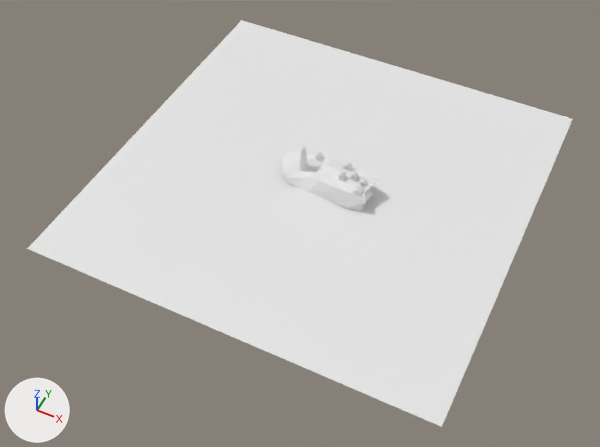
What one commit did to the Blender file houses.blend.
Before and after are seen from a 50 mm lens placed at (36.2, -79.0, 87.5), pointed at (0.2, -6.9, -2.6). Lighting does not change. The marker at lower left points along +X, +Y and +Z.
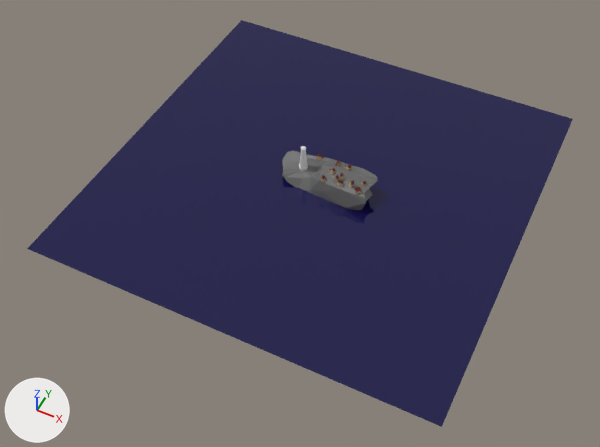
Where the change shows, as pixel boxes (x1, y1, x2, y2) in the pictures (600 x 447 px):
```json
{"object": "water", "change": "recoloured", "before": [27, 20, 573, 427], "after": [27, 20, 573, 427], "on screen": "white to blue"}
{"object": "baseRocks", "change": "recoloured", "before": [282, 151, 378, 210], "after": [282, 151, 378, 210], "on screen": "white to grey"}
{"object": "Cube.003", "change": "rescaled", "before": [315, 152, 326, 161], "after": [317, 154, 323, 160]}
{"object": "Cube.004", "change": "rescaled", "before": [342, 162, 352, 171], "after": [344, 165, 351, 170], "on screen": "27% narrower, 40% shorter"}
{"object": "Cube", "change": "rescaled", "before": [339, 171, 346, 181], "after": [340, 173, 344, 180]}
```

Edits to the scene script, one JSON object a line:
```json
{"op": "add", "block": "mat_rock", "code": ["mat_rock = principled_material('Rock')", "mat_rock.base_color = (0.133, 0.133, 0.133)  # dark grey #666666"]}
{"op": "add", "block": "mat_water", "code": ["mat_water = principled_material('Water')", "mat_water.base_color = (0.00583, 0.00412, 0.064)  # dark blue #120d48", "mat_water.roughness = 0.0"]}
{"block": "me_plane", "where": "me_plane.from_pydata(...)  # 4 vertices, 1 face; spans x -1.0..1.0, y -1.0..1.0, z 0.01"}
{"op": "add", "block": "me_plane", "code": "me_plane.materials.append(mat_water)  # dark blue #120d48"}
{"block": "me_icosphere", "where": "me_icosphere.from_pydata(...)  # 109 vertices, 214 faces; spans x -2.23..3.95, y -3.79..4.68, z -2.3..1.9"}
{"op": "add", "block": "me_icosphere", "code": "me_icosphere.materials.append(mat_rock)  # dark grey #666666"}
{"op": "set", "path": "ob_cube.scale", "old": "(0.389, 0.389, 0.389)", "new": "(0.269, 0.269, 0.269)"}
{"op": "set", "path": "ob_cube_003.scale", "old": "(0.389, 0.389, 0.389)", "new": "(0.269, 0.269, 0.269)"}
{"op": "set", "path": "ob_cube_004.scale", "old": "(0.389, 0.389, 0.389)", "new": "(0.269, 0.269, 0.269)"}
```
